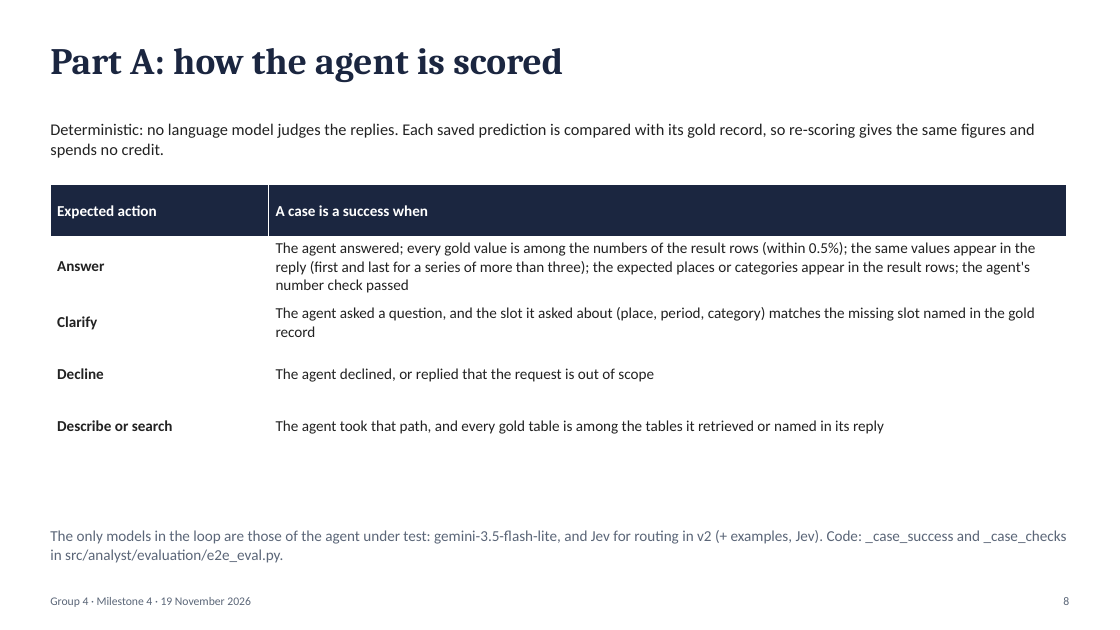
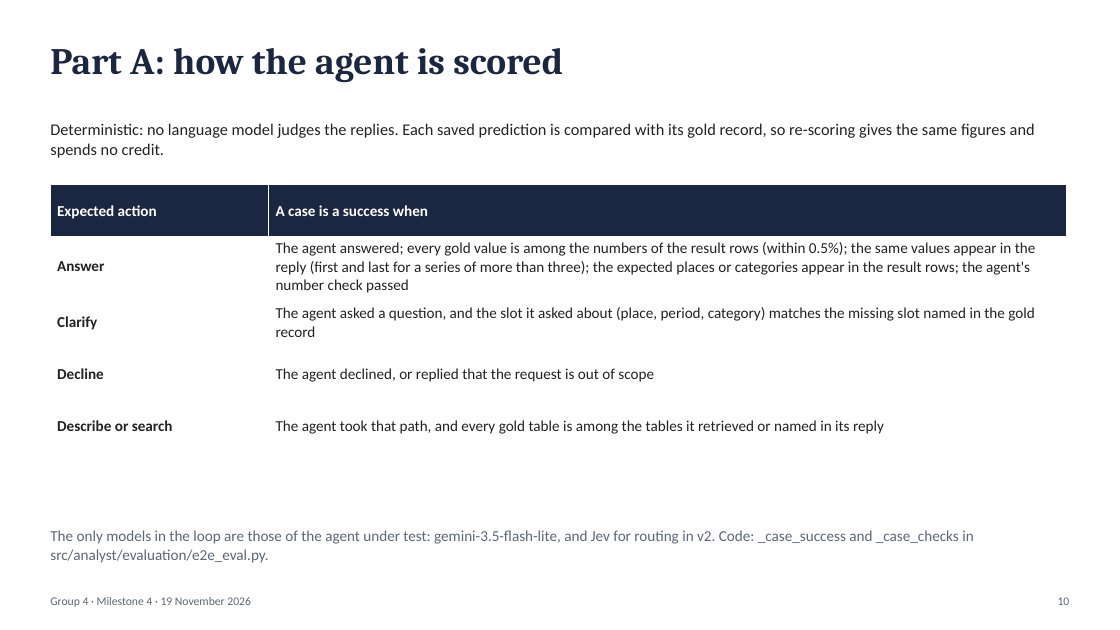
Before and after one commit to sathyaIITM/Group-4-DS-and-AI-Lab-Project, a slide deck: slide 10 of docs/milestones/Milestone4_TA_Presentation.pptx (slide 8 before the commit). Drawn at 1120x630 pixels with LibreOffice and Linux fonts; fonts in the diff are those of the drawing. Boxes give left, top, right and bottom in pixels: in the first picture for what was removed or moved away, otherwise in the second. Text is boxed around its words. In the diff, an @@ line names an element or a change of style, - is before the commit and + after.

Commit message:
DOCS: M4 deck, 23 slides: data and evaluation sets, agent architecture, sample outputs; evaluated LLM configuration and evaluation-set wording

```diff
--- a/docs/milestones/Milestone4_TA_Presentation.pptx
+++ b/docs/milestones/Milestone4_TA_Presentation.pptx
@@ text at (50,530,973,563): text changed @@
-The only models in the loop are those of the agent under test: gemini-3.5-flash-lite, and Jev for routing in v2 (+ examples, Jev). Code: _case_success and _case_checks in src/analyst/evaluation/e2e_eval.py.
+The only models in the loop are those of the agent under test: gemini-3.5-flash-lite, and Jev for routing in v2. Code: _case_success and _case_checks in src/analyst/evaluation/e2e_eval.py.
@@ text at (1058,597,1070,605): text changed @@
-8
+10
```
Also in this commit, not shown: 16 other slides changed, 3 slides added.
